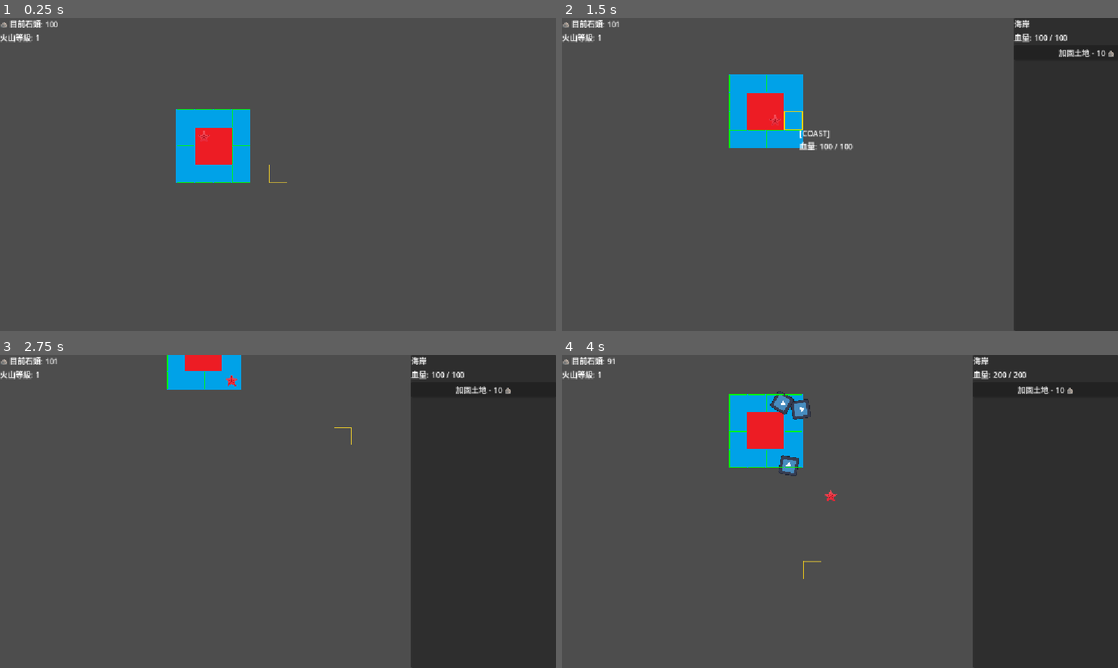
Above: before the commit, frames 1-4 (two rows, left to right).
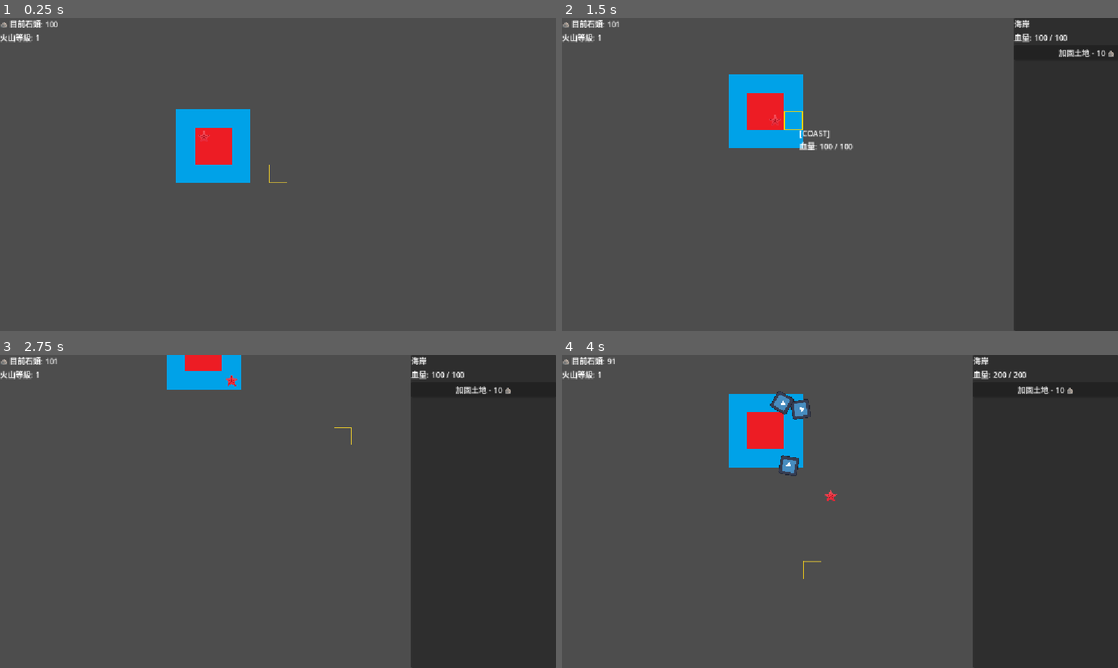
Above: after the commit, the same moments.

Repository: LeoTengAMao/GameJam2026
Game: Godot game, scene res://Tscn/MapManager.tscn
The game is run twice, just before and just after one commit, with the same random seed, the same clock (stepped at 60 frames per second) and the same inputs. The engine's default icon, where the game draws it, is replaced by a stand-in: a white triangle on a blue panel in a dark square.
Inputs (mouse positions are in pixels of both pictures, inside the frame that each line leads up to):
- Up to frame 1 (0.25 s): no input
- Up to frame 2 (1.5 s): tap Enter at 0.5 s; move the mouse to (962, 158) at 0.52 s; hold D 0.53-1.28 s; click (962, 158) at 0.67 s; tap Space at 1.25 s; move the mouse to (789, 121) at 1.27 s; hold S from 1.28 s (still down); click (789, 121) at 1.42 s
- Up to frame 3 (2.75 s): move the mouse to (333, 442) at 2.02 s; release S at 2.03 s; hold D from 2.03 s (still down)
- Up to frame 4 (4 s): release D at 2.75 s; click "加固土地 - 10 🪨" at 2.75 s; tap Enter at 3.5 s; move the mouse to (812, 574) at 3.52 s; hold W from 3.53 s (still down); click (812, 574) at 3.67 s

The runs differ from the first frame. In frame 1, 0.1% of the frame differs, in the area x 31-45%, y 29-53%; in frame 2, 0.1%; in frame 3, less than 0.1%; in frame 4, 0.2%, in the area x 30-44%, y 12-36%.
Error before the commit: Invalid access to property or key 'on_destory_land' on a base object of type 'Node (EventManager.gd)'. (res://Script/GenerateRock/GenerateAreaPool.gd:34)

Commit message:
EventMangaer 補上destory_land

Diff:
--- a/Script/EventManager.gd
+++ b/Script/EventManager.gd
@@ -8,6 +8,8 @@
 signal stone_collected(amount: int)
 
 signal on_create_land(pos: Vector2)
+
+signal on_destory_land(pos: Vector2)
 
 # 新增：當石頭數量改變時，用來通知 UI 更新畫面的訊號
 signal stone_count_changed(new_amount: int)
--- a/Script/GenerateRock/GenerateArea.gd
+++ b/Script/GenerateRock/GenerateArea.gd
@@ -36,10 +36,10 @@
 
 # 讓編輯器視覺化：畫出生成的矩形範圍（綠色框線）
 
-func _draw() -> void:
-	if Engine.is_editor_hint() or OS.is_debug_build():
-		var rect = Rect2(Vector2(-width / 2.0, -height / 2.0), Vector2(width, height))
-		draw_rect(rect, Color.GREEN, false, 2.0)
+#func _draw() -> void:
+#	if Engine.is_editor_hint() or OS.is_debug_build():
+#		var rect = Rect2(Vector2(-width / 2.0, -height / 2.0), Vector2(width, height))
+#		draw_rect(rect, Color.GREEN, false, 2.0)
 
 func initialize(spawn_position: Vector2) -> void:
 	global_position = spawn_position
